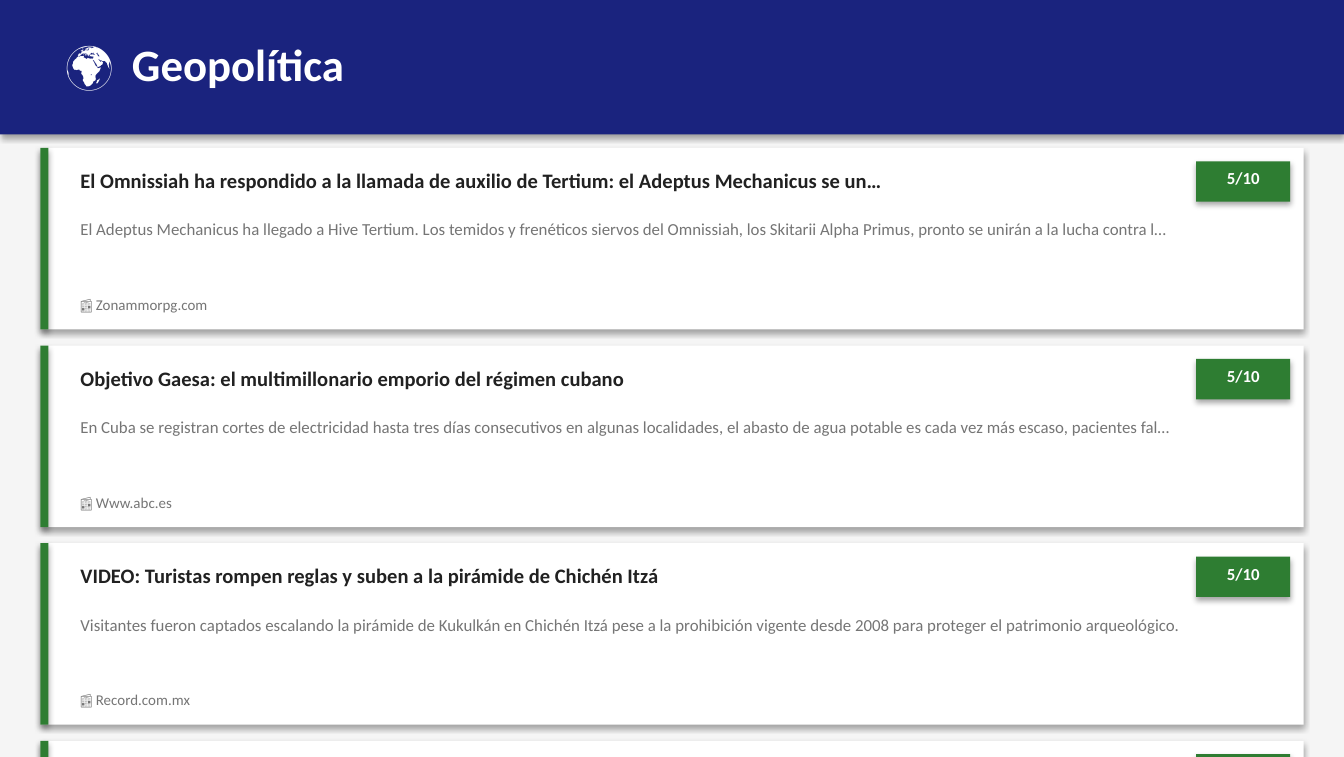
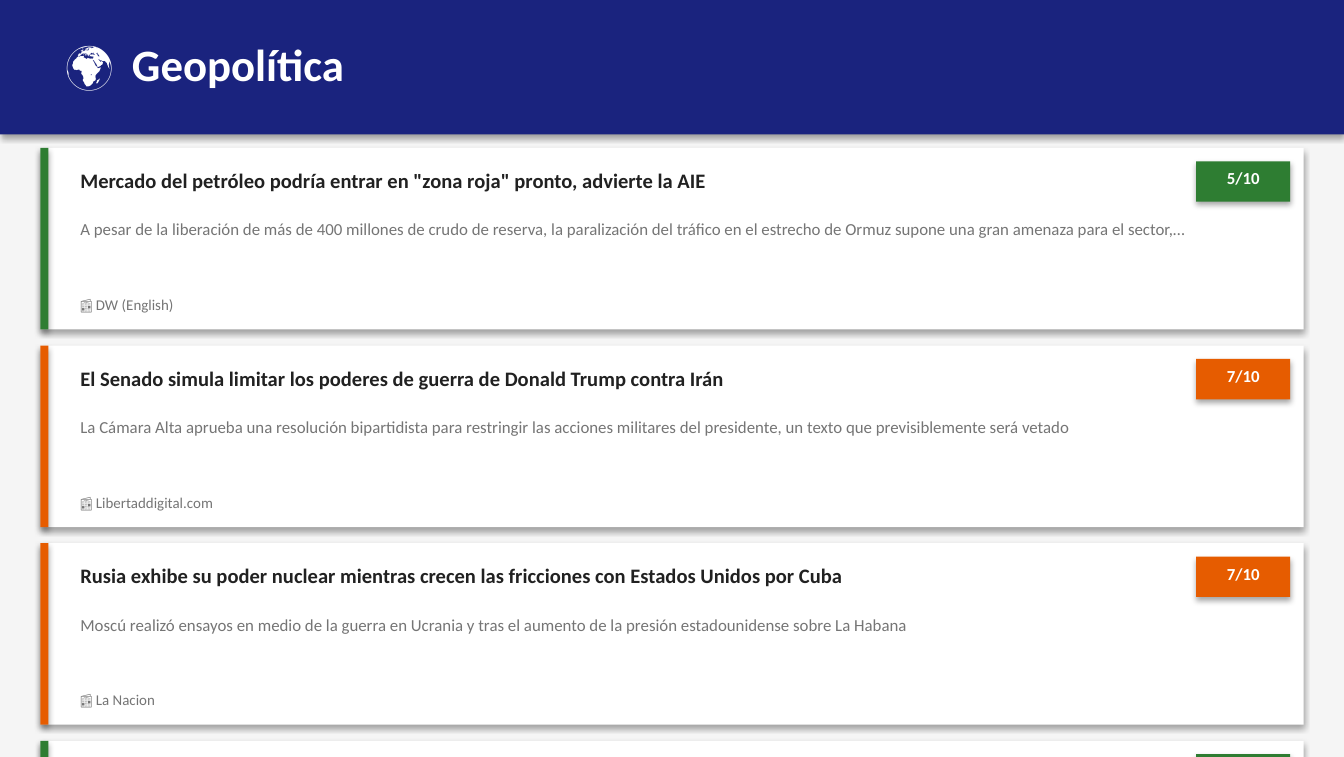
Before and after one commit to erickfranciscohernandez/financiero, a slide deck: slide 3 of newsletter_20260522.pptx. Drawn at 1344x757 pixels with LibreOffice and Linux fonts; fonts in the diff are those of the drawing. Boxes give left, top, right and bottom in pixels: in the first picture for what was removed or moved away, otherwise in the second. Text is boxed around its words. In the diff, an @@ line names an element or a change of style, - is before the commit and + after.

```diff
--- a/newsletter_20260522.pptx
+++ b/newsletter_20260522.pptx
@@ text at (x1=80, y1=173, x2=705, y2=192): text changed @@
-El Omnissiah ha respondido a la llamada de auxilio de Tertium: el Adeptus Mechanicus se un…
+Mercado del petróleo podría entrar en "zona roja" pronto, advierte la AIE
@@ text at (x1=80, y1=223, x2=1185, y2=238): text changed @@
-El Adeptus Mechanicus ha llegado a Hive Tertium. Los temidos y frenéticos siervos del Omnissiah, los Skitarii Alpha Primus, pronto se unirán a la lucha contra l…
+A pesar de la liberación de más de 400 millones de crudo de reserva, la paralización del tráfico en el estrecho de Ormuz supone una gran amenaza para el sector,…
@@ text at (x1=96, y1=299, x2=174, y2=313): text changed @@
-📰 Zonammorpg.com
+📰 DW (English)
@@ text at (x1=80, y1=371, x2=724, y2=390): text changed @@
-Objetivo Gaesa: el multimillonario emporio del régimen cubano
+El Senado simula limitar los poderes de guerra de Donald Trump contra Irán
@@ text at (x1=1227, y1=370, x2=1260, y2=383): text changed @@
-5/10
+7/10
@@ text at (x1=80, y1=421, x2=1069, y2=436): text changed @@
-En Cuba se registran cortes de electricidad hasta tres días consecutivos en algunas localidades, el abasto de agua potable es cada vez más escaso, pacientes fal…
+La Cámara Alta aprueba una resolución bipartidista para restringir las acciones militares del presidente, un texto que previsiblemente será vetado
@@ text at (x1=96, y1=497, x2=213, y2=511): text changed @@
-📰 Www.abc.es
+📰 Libertaddigital.com
@@ text at (x1=80, y1=568, x2=842, y2=587): text changed @@
-VIDEO: Turistas rompen reglas y suben a la pirámide de Chichén Itzá
+Rusia exhibe su poder nuclear mientras crecen las fricciones con Estados Unidos por Cuba
@@ fill #2E7D32 to #E65C00 in 4 elements at (x1=40, y1=345, x2=48, y2=527), (x1=1196, y1=359, x2=1290, y2=399), (x1=40, y1=543, x2=48, y2=724), (x1=1196, y1=556, x2=1290, y2=597) @@
@@ text at (x1=1227, y1=568, x2=1260, y2=581): text changed @@
-5/10
+7/10
@@ text at (x1=80, y1=619, x2=906, y2=634): text changed @@
-Visitantes fueron captados escalando la pirámide de Kukulkán en Chichén Itzá pese a la prohibición vigente desde 2008 para proteger el patrimonio arqueológico.
+Moscú realizó ensayos en medio de la guerra en Ucrania y tras el aumento de la presión estadounidense sobre La Habana
@@ text at (x1=96, y1=695, x2=155, y2=705): text changed @@
-📰 Record.com.mx
+📰 La Nacion
```
Also in this commit, not shown: 2 other slides changed, 5 other files.
